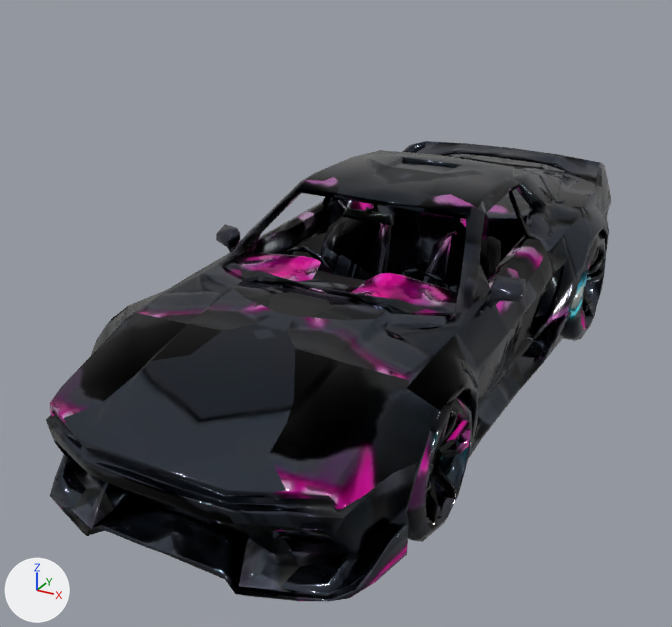
An edit to the glTF model arcade/assets/models/prop-car.glb, drawn before and after from the same camera.
Rendered twice from a camera (50 mm lens) standing at (0.496, -1.049, 0.613) and looking at (-0.04, -0.074, 0.125). Arrows for +X, +Y and +Z are at lower left; the lights stay in place. The older version comes first. Where no turn or scale is listed for an object, it has been applied to the vertices. Vertices at exactly the same position are counted once.

Names of what the first picture shows: 'body'.
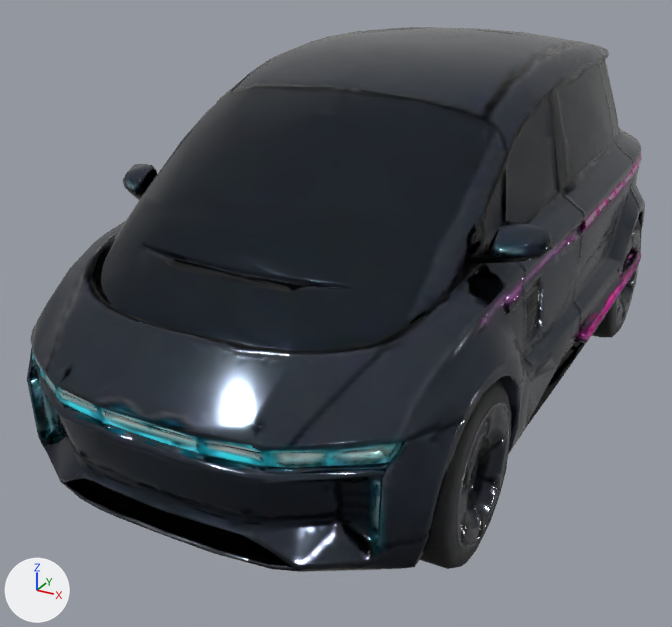
Location of each change, [x1, y1, x2, y2] in pixels of the pictures (672 x 627 px):
```json
{"object": "body", "change": "reshaped, moved", "before": [46, 141, 611, 601], "after": [27, 27, 645, 572], "on screen": "9% wider, 18% taller"}
{"part": 1, "of": "me_body", "change": "rebuilt", "before": [46, 141, 611, 601], "after": [27, 27, 645, 572], "on screen": "9% wider, 18% taller"}
{"part": 2, "of": "me_body", "change": "deleted", "before": [343, 207, 394, 225]}
```

Edits to the scene script, one JSON object a line:
```json
{"block": "me_body", "where": "# used by ob_body; location = (0.0, 0.0, 0.145)"}
{"op": "remove", "block": "me_body", "code": "me_body.from_pydata(...)  # 4378 vertices, 8996 faces; spans x -0.212..0.212, y -0.5..0.5, z -0.144..0.144"}
{"op": "add", "block": "me_body", "code": "me_body.from_pydata(...)  # 4470 vertices, 8996 faces; spans x -0.266..0.266, y -0.5..0.5, z -0.228..0.228"}
{"block": "me_body", "change": "me_body part 1: the loose piece of 4241 vertices spanning x -0.212..0.212, y -0.5..0.5, z -0.144..0.144 is rebuilt with 4359 vertices and now spans x -0.266..0.266, y -0.5..0.5, z -0.228..0.228"}
{"block": "me_body", "change": "me_body part 2: 6 loose pieces with 137 vertices, spanning x -0.186..0.186, y -0.234..0.183, z -0.058..0.139, are deleted"}
{"block": "me_body", "change": "other edits to the shape of me_body do not show in these pictures"}
{"op": "set", "path": "ob_body.location", "old": "(0.0, 0.0, 0.145)", "new": "(0.0, 0.0, 0.229)"}
```
